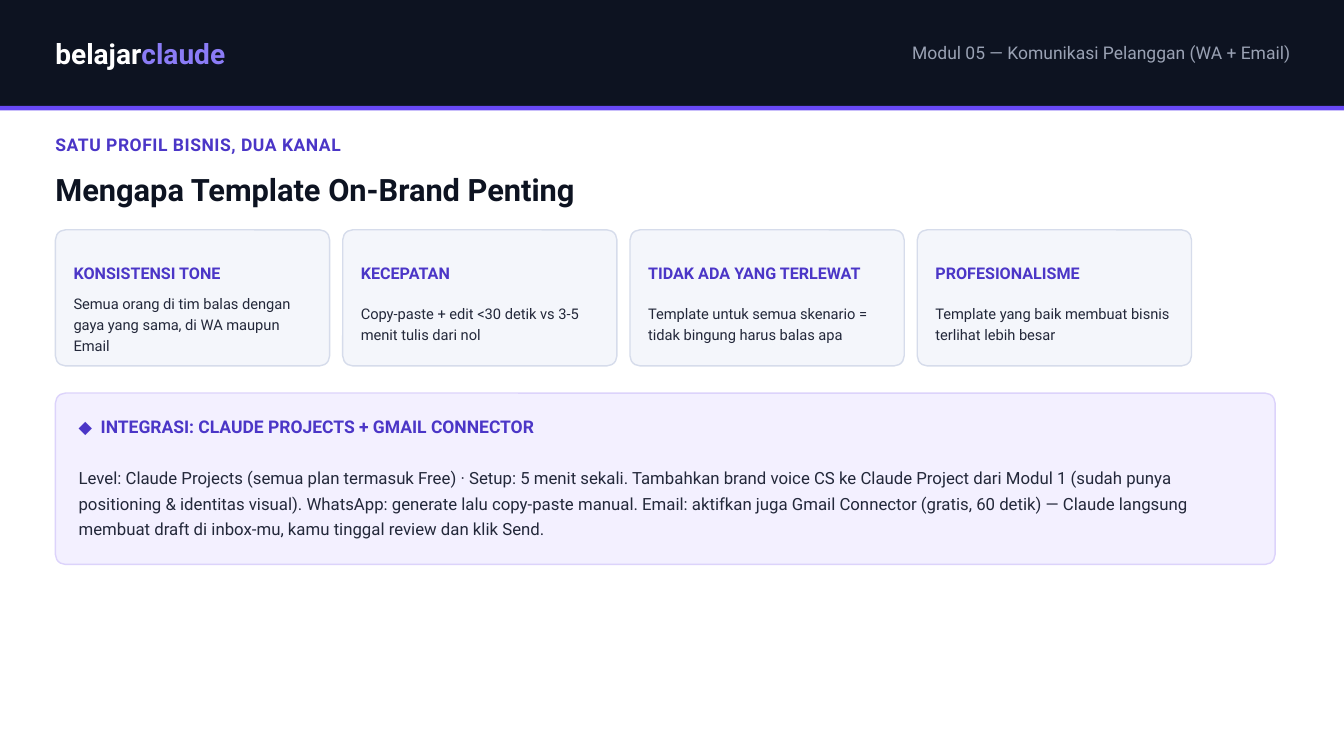
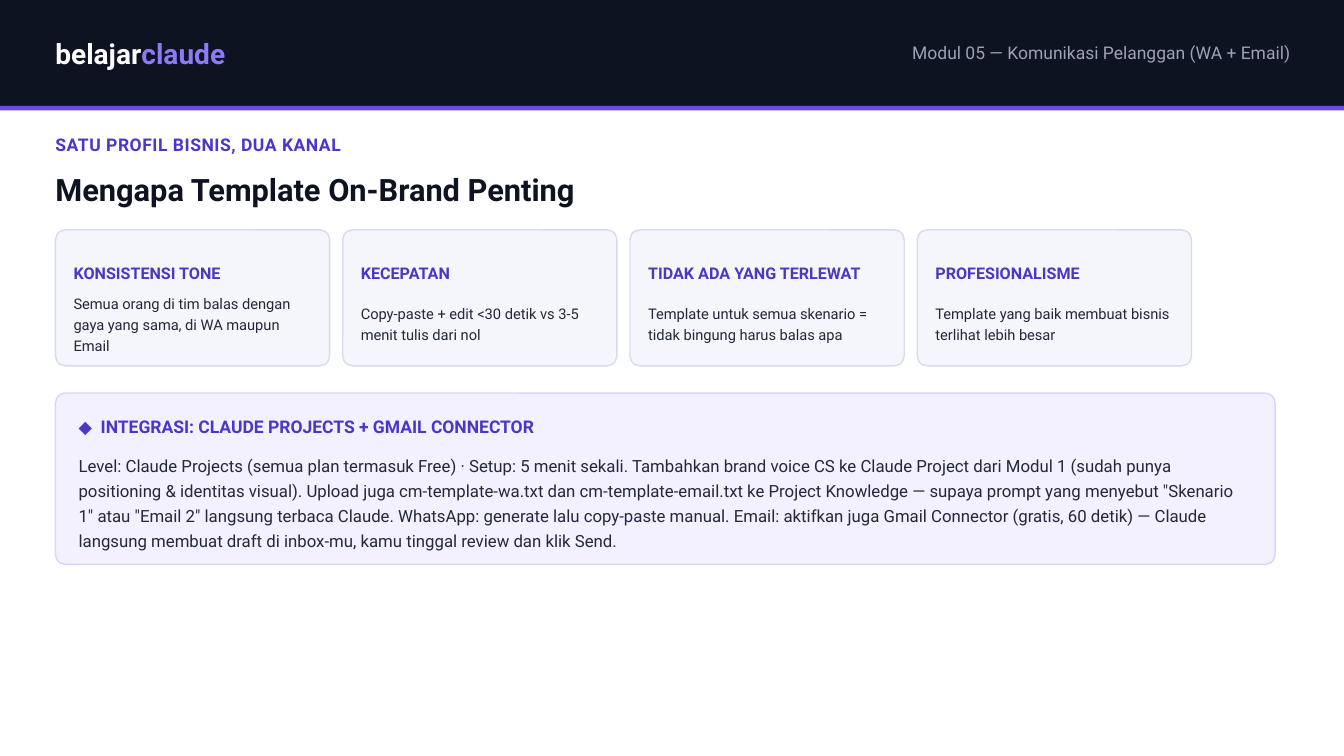
Before and after one commit to juliautomo/belajar-claude, a slide deck: slide 2 of Content-Marketing/M05-Komunikasi-Pelanggan/K3-M05-Komunikasi-Pelanggan.pptx. Drawn at 1344x756 pixels with LibreOffice and Linux fonts; fonts in the diff are those of the drawing. Boxes give left, top, right and bottom in pixels: in the first picture for what was removed or moved away, otherwise in the second. Text is boxed around its words. In the diff, an @@ line names an element or a change of style, - is before the commit and + after.

Commit message:
M05: fix missing Project Knowledge upload instructions for cm-template-wa.txt / cm-template-email.txt
Both prompts referenced these files by name ("Skenario 1 dari cm-template-wa.txt", "cm-template-email.txt Email 2 sudah saya lengkapi") as if Claude could already read them, but the module never instructed students to actually upload either file to Project Knowledge -- the same continuity gap M02 had before it was fixed earlier this session, never carried over to M05.

Added the upload instruction in 4 places (HTML + PPTX, matching M02's pattern):
- module-desc-box intro
- Integrasi tip-box (deeper explanation)
- Cara Kerja step for each channel (WA step 1, Email step 2)
- Latihan case-box reminder before the exercise

```diff
--- a/Content-Marketing/M05-Komunikasi-Pelanggan/K3-M05-Komunikasi-Pelanggan.pptx
+++ b/Content-Marketing/M05-Komunikasi-Pelanggan/K3-M05-Komunikasi-Pelanggan.pptx
@@ text at (x1=79, y1=459, x2=1233, y2=551): text changed @@
-Level: Claude Projects (semua plan termasuk Free) · Setup: 5 menit sekali. Tambahkan brand voice CS ke Claude Project dari Modul 1 (sudah punya positioning & identitas visual). WhatsApp: generate lalu copy-paste manual. Email: aktifkan juga Gmail Connector (gratis, 60 detik) — Claude langsung membuat draft di inbox-mu, kamu tinggal review dan klik Send.
+Level: Claude Projects (semua plan termasuk Free) · Setup: 5 menit sekali. Tambahkan brand voice CS ke Claude Project dari Modul 1 (sudah punya positioning & identitas visual). Upload juga cm-template-wa.txt dan cm-template-email.txt ke Project Knowledge — supaya prompt yang menyebut "Skenario 1" atau "Email 2" langsung terbaca Claude. WhatsApp: generate lalu copy-paste manual. Email: aktifkan juga Gmail Connector (gratis, 60 detik) — Claude langsung membuat draft di inbox-mu, kamu tinggal review dan klik Send.
```
Also in this commit, not shown: 2 other slides changed, 1 other file.
